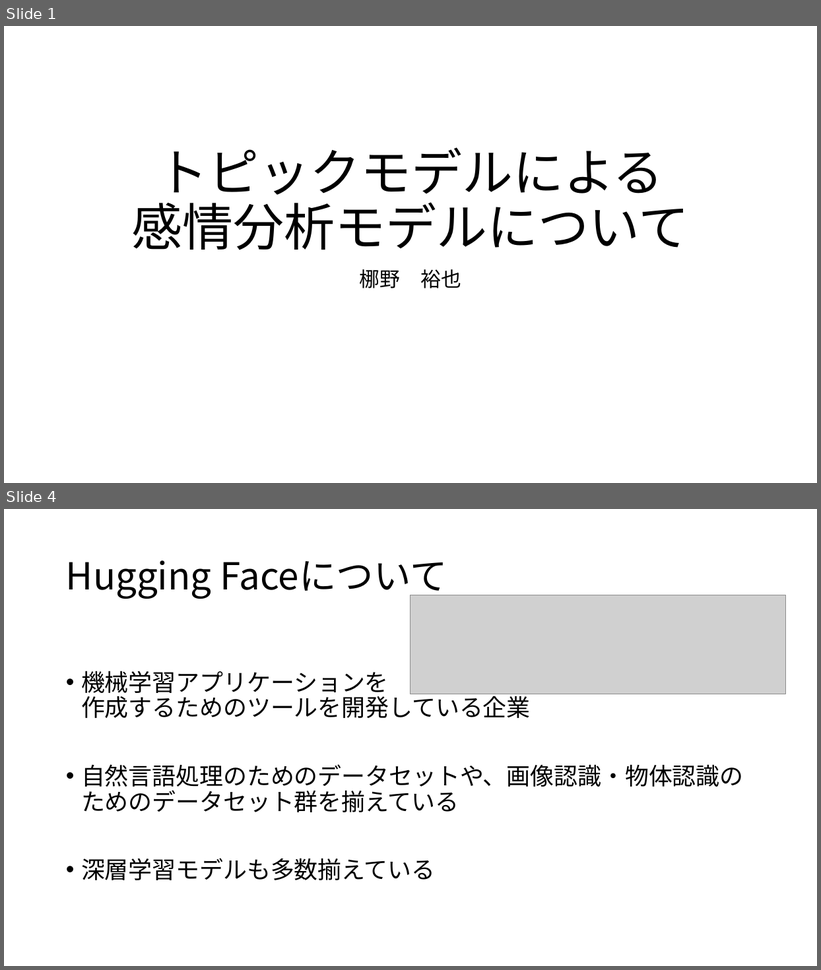
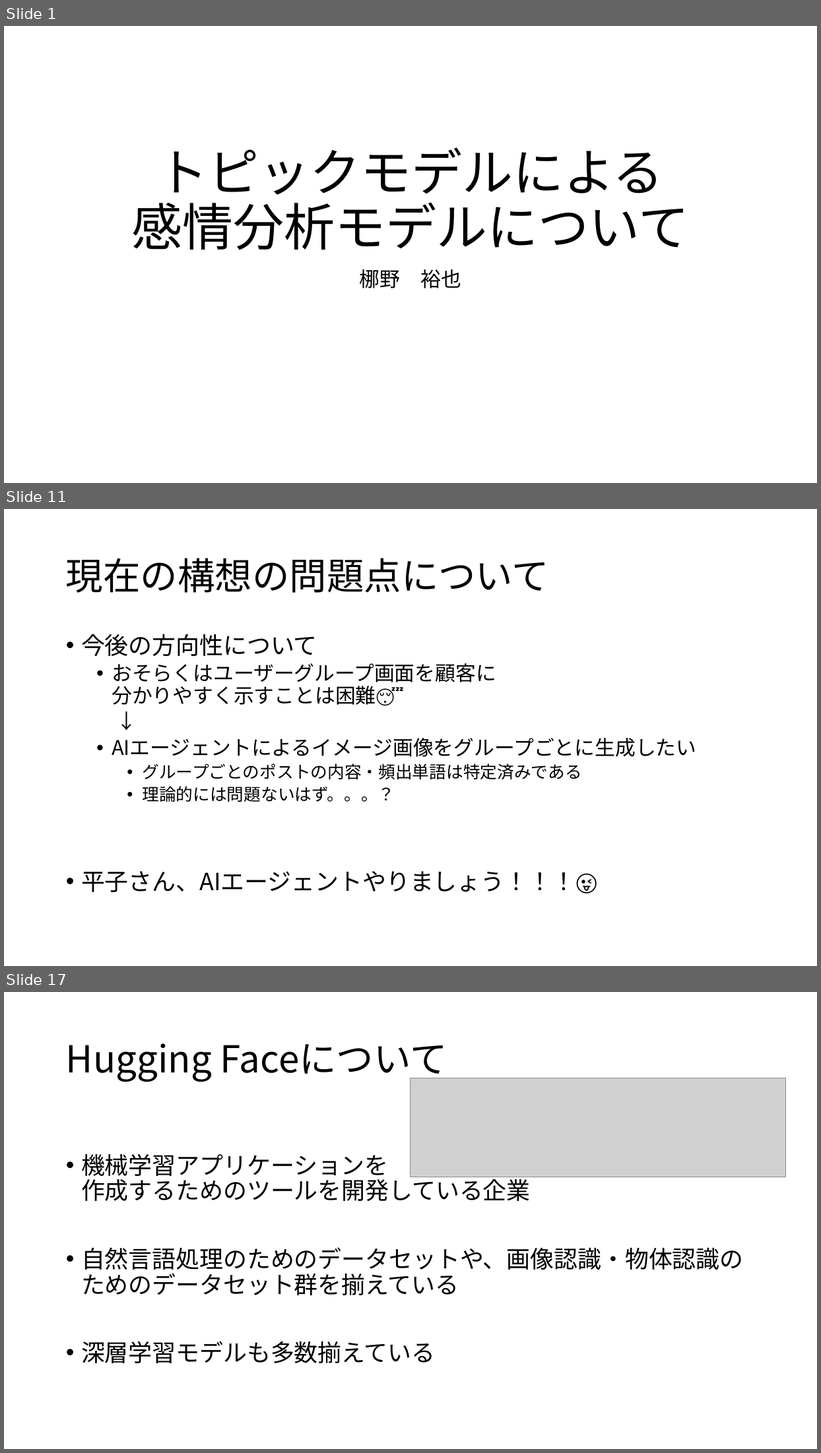
Before and after one commit to leggings8942/my_topic_model, a slide deck: 説明用資料.pptx. Shown one above the other, each under a label of ours: slides 1 and 4 before the commit, slides 1, 11 and 17 after it; the slides between them are not shown. The pictures are 821x970 and 821x1453 pixels, drawn with LibreOffice and Linux fonts; fonts in the diff are those of the drawing; grey boxes stand for pictures. Boxes give left, top, right and bottom in pixels: in the first picture for what was removed or moved away, otherwise in the second. Text is boxed around its words. In the diff, an @@ line names an element or a change of style, - is before the commit and + after.

```diff
--- a/説明用資料.pptx
+++ b/説明用資料.pptx
@@ slide 11 added at [4, 509, 817, 966], background #FFFFFF @@
@@ title added at [66, 558, 549, 593], 44 pt, text #000000 @@
+現在の構想の問題点について
@@ text added at [81, 634, 696, 894], 24 pt, text #000000 @@
+• 今後の方向性について
+  • おそらくはユーザーグループ画面を顧客に
+    分かりやすく示すことは困難😴
+  ↓
+  • AIエージェントによるイメージ画像をグループごとに生成したい
+    • グループごとのポストの内容・頻出単語は特定済みである
+    • 理論的には問題ないはず。。。？
+• 平子さん、AIエージェントやりましょう！！！😜
@@ what was slide 4 is now slide 17 @@
```
Also in this commit, not shown: 3 slides changed, 18 other slides added.
